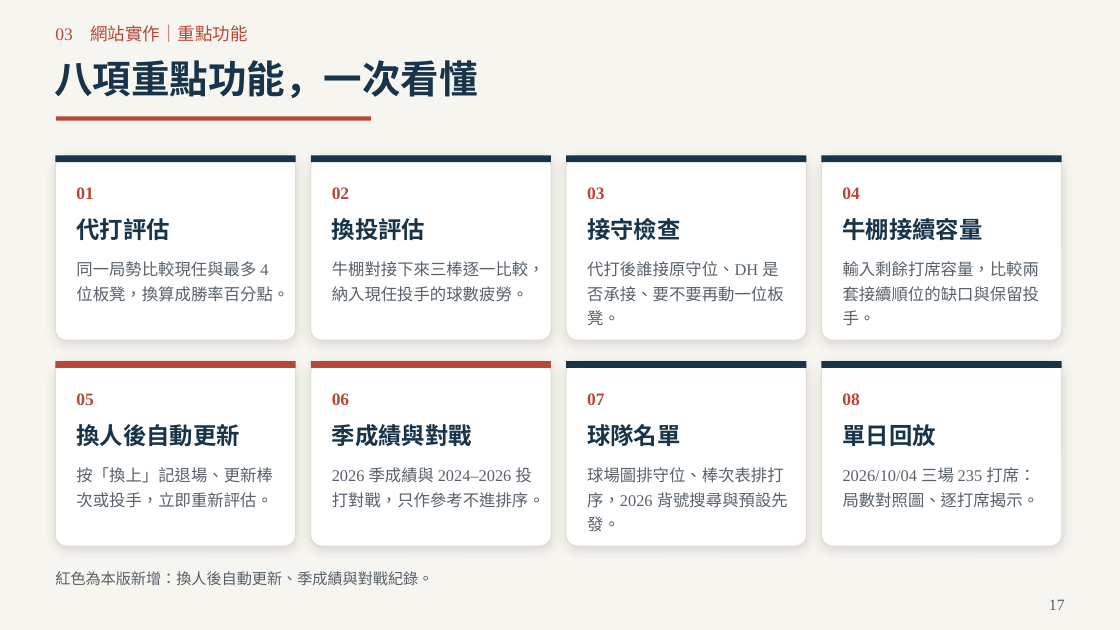
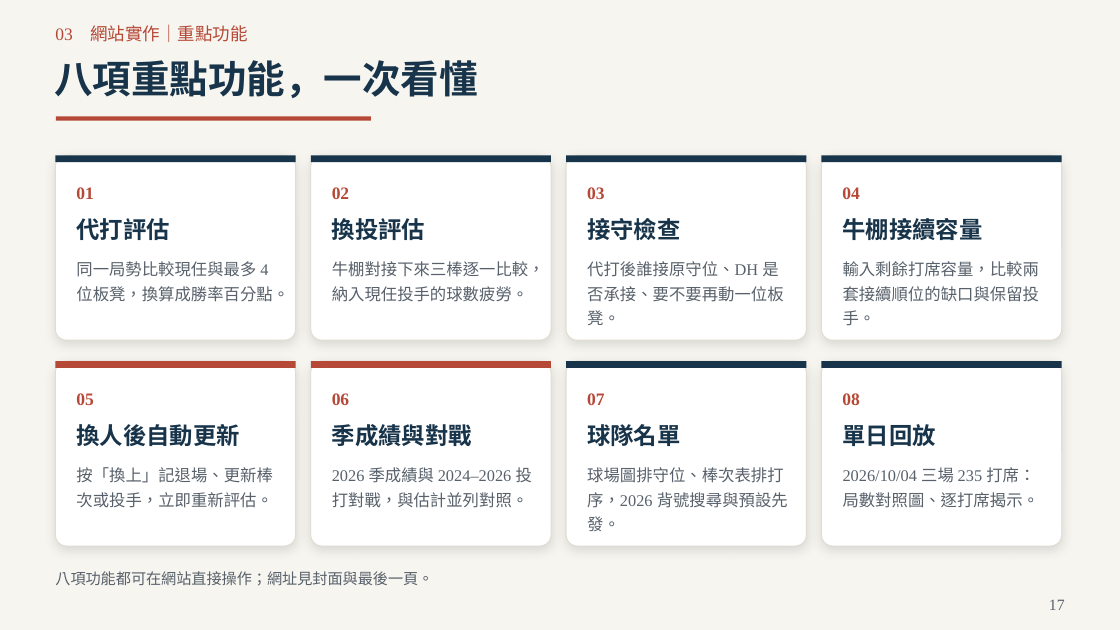
Before and after one commit to Da-Xiong-Chen/baseball_project, a slide deck: slide 17 of presentations/competition-2026/sync-20261115/一球兩面_臨場用人決策_2026球季版_38頁.pptx. Drawn at 1120x630 pixels with LibreOffice and Linux fonts; fonts in the diff are those of the drawing. Boxes give left, top, right and bottom in pixels: in the first picture for what was removed or moved away, otherwise in the second. Text is boxed around its words. In the diff, an @@ line names an element or a change of style, - is before the commit and + after.

Commit message:
簡報正式提交版：方法頁加入具體例子、標題直接寫結論，移除不確定用語

```diff
--- a/presentations/competition-2026/sync-20261115/一球兩面_臨場用人決策_2026球季版_38頁.pptx
+++ b/presentations/competition-2026/sync-20261115/一球兩面_臨場用人決策_2026球季版_38頁.pptx
@@ text at <box>332,467,532,508</box>: text changed @@
-2026 季成績與 2024–2026 投打對戰，只作參考不進排序。
+2026 季成績與 2024–2026 投打對戰，與估計並列對照。
@@ text at <box>55,571,433,586</box>: text changed @@
-紅色為本版新增：換人後自動更新、季成績與對戰紀錄。
+八項功能都可在網站直接操作；網址見封面與最後一頁。
```
Also in this commit, not shown: 12 other slides changed, 2 other files.
